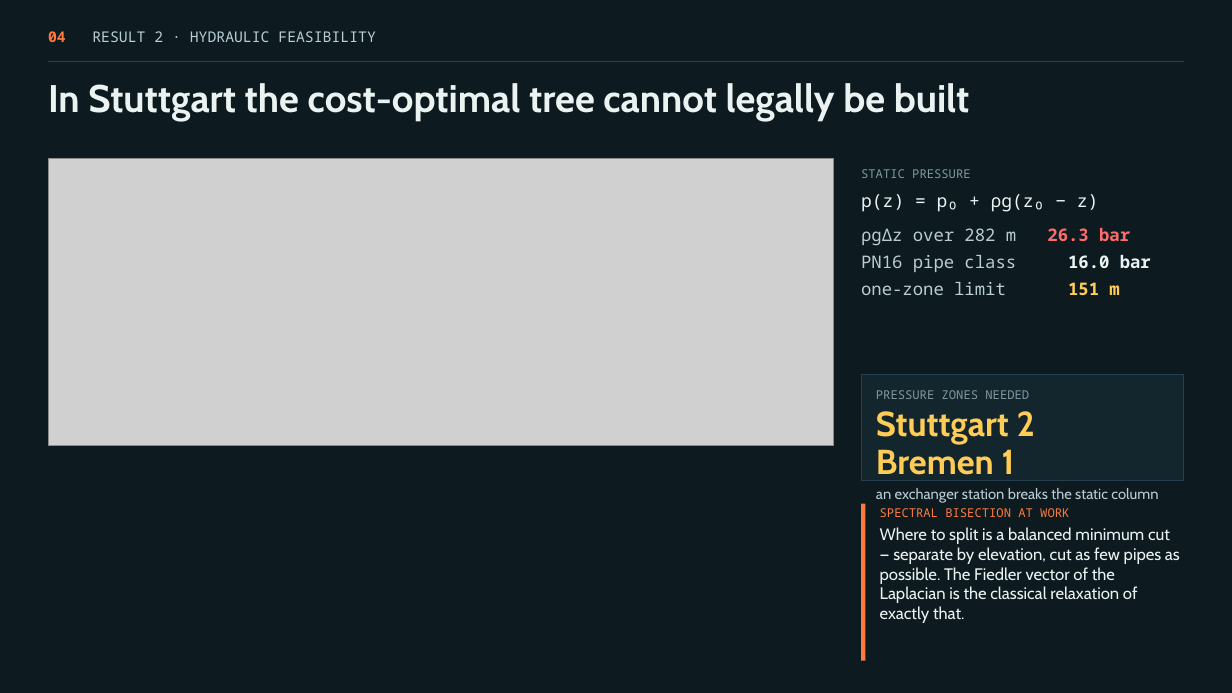
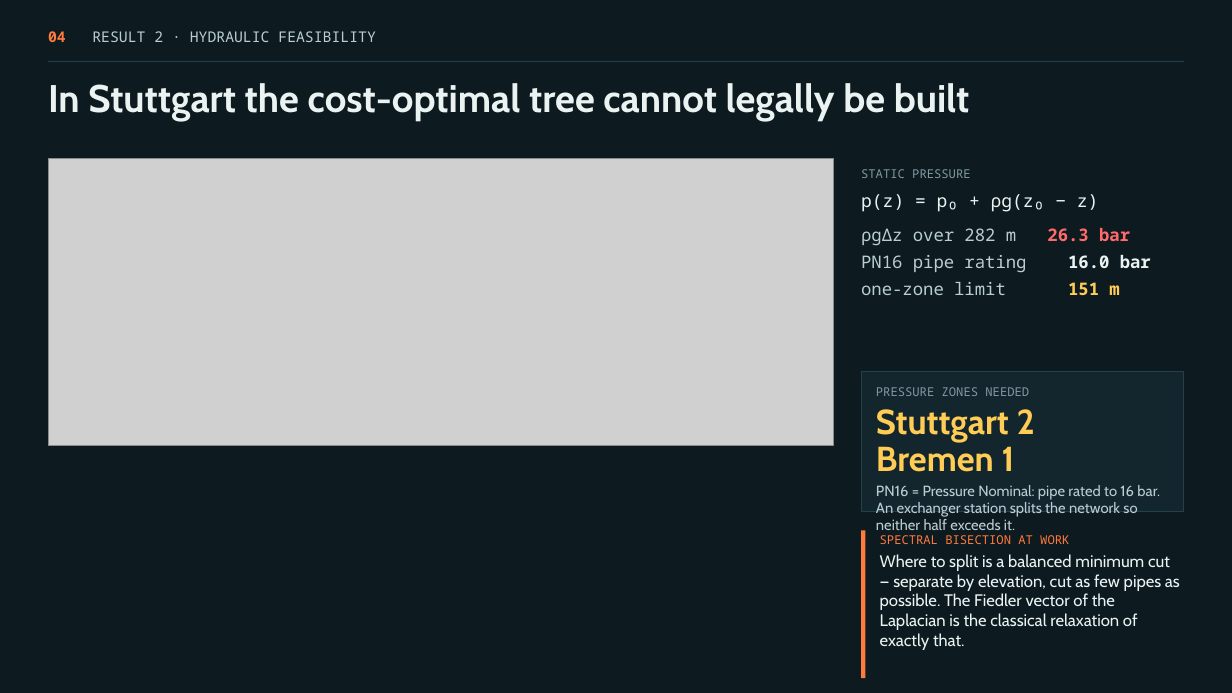
Before and after one commit to uday338/heat-distribution-optimization-using-MST, a slide deck: slide 4 of build/CLL798_prelim_5min.pptx. Drawn at 1232x693 pixels with LibreOffice and Linux fonts; fonts in the diff are those of the drawing; grey boxes stand for pictures. Boxes give left, top, right and bottom in pixels: in the first picture for what was removed or moved away, otherwise in the second. Text is boxed around its words. In the diff, an @@ line names an element or a change of style, - is before the commit and + after.

```diff
--- a/build/CLL798_prelim_5min.pptx
+++ b/build/CLL798_prelim_5min.pptx
@@ text at (x1=861, y1=255, x2=1151, y2=272): text changed @@
-PN16 pipe class 16.0 bar
+PN16 pipe rating 16.0 bar
@@ rectangle resized from (x1=861, y1=374, x2=1184, y2=481) to (x1=861, y1=372, x2=1184, y2=512) @@
@@ text at (x1=876, y1=485, x2=1160, y2=530): text changed @@
-an exchanger station breaks the static column
+PN16 = Pressure Nominal: pipe rated to 16 bar. An exchanger station splits the network so neither half exceeds it.
@@ rectangle resized from (x1=861, y1=504, x2=865, y2=661) to (x1=861, y1=531, x2=865, y2=678) @@
@@ text "SPECTRAL BISECTION AT WORK" moved from (x1=880, y1=508, x2=1180, y2=623) to (x1=880, y1=535, x2=1180, y2=650) @@
```
Also in this commit, not shown: 5 other slides changed, 1 slide added, 1 other file.
